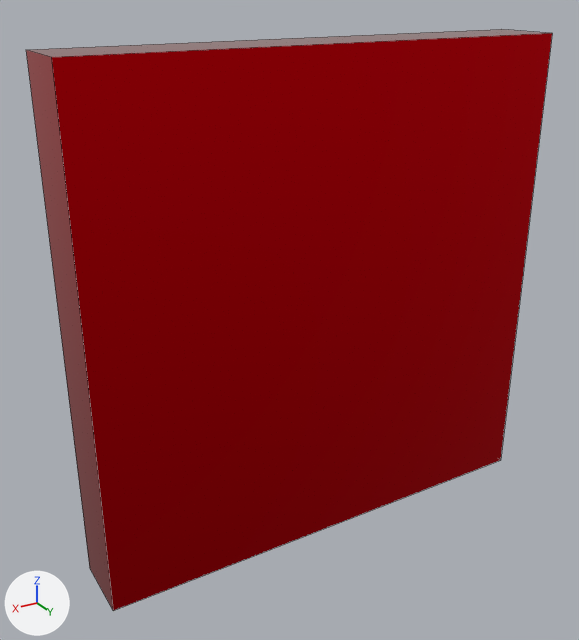
The Blender file Assets/Blender Files/Common/Meshs/Platform.blend, before and after one commit.
Both versions are drawn from a camera (50 mm lens) standing at (2.76, 4.21, 2.03) and looking at (0.19, -0.06, -0.11). Every picture has the same lights, and +X, +Y and +Z are marked at lower left. Mesh edges are drawn as thin lines.

Script lines for the objects in view, before the commit:
```python
me_cube = bpy.data.meshes.new('Cube')
me_cube.from_pydata(...)  # a box spanning x -1.0..1.0, y -1.0..1.0, z -1.0..1.0
me_cube.materials.append(mat_material)  # red #e70012
# before: 0 (1.0, 1.0, 1.0) at pixel (51, 57), 2 (1.0, -1.0, 1.0) at pixel (113, 610), 4 (-1.0, 1.0, 1.0) at pixel (552, 33), 6 (-1.0, -1.0, 1.0) at pixel (500, 460)
ob_cube = bpy.data.objects.new('Cube', me_cube)
ob_cube.location = (0.0, 0.0, 0.0)
ob_cube.rotation_euler = (1.571, 0.0, 0.0)  # degrees (90, 0, 0)
ob_cube.scale = (1.68, 1.68, -0.234)
```
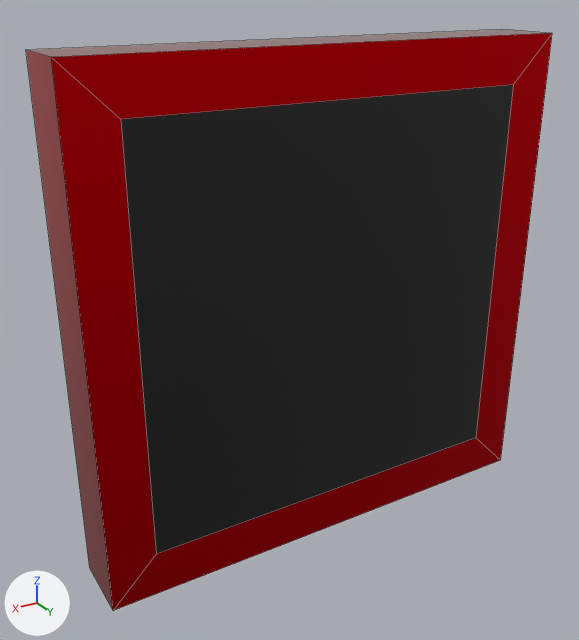
The newer file is also turned or shifted as a whole; pictures and numbers use the older file's frame.

What differs and where, as boxes (x1, y1, x2, y2) in the pictures (579 x 640 px):
part 1 of me_cube, built on: (51, 33, 552, 611) in both

Patch to the scene script:
```diff
--- a/Assets/Blender Files/Common/Meshs/Platform.blend.py
+++ b/Assets/Blender Files/Common/Meshs/Platform.blend.py
@@ mat_floor @@
+mat_floor = principled_material('Floor')
+mat_floor.base_color = (0.0, 0.0, 0.0)  # black #000000
+mat_floor.roughness = 0.0
+mat_floor.specular_ior_level = 0.654
+mat_floor.coat_weight = 0.25
+mat_floor.coat_roughness = 1.0
+mat_floor.sheen_weight = 0.0289
@@ me_cube @@
 me_cube.from_pydata(...)  # 8 vertices, 6 faces; spans x -1.0..1.0, y -1.0..1.0, z -1.0..1.0
 # used by ob_cube; location = (0.0, 0.0, 0.0); rotation_euler = (1.571, 0.0, 0.0), in degrees (90, 0, 0); scale = (1.68, 1.68, -0.234)
 # verts and faces of me_cube; kept vertices keep their numbers, new ones are numbered from 8
+# me_cube part 1
+delete_faces([(0, 4, 6, 2)])
+verts[8] = (-0.81, 0.81, 1.0)  # pixel (513, 84)
+verts[9] = (0.81, 0.81, 1.0)  # pixel (120, 119)
+verts[10] = (-0.81, -0.81, 1.0)  # pixel (475, 437)
+verts[11] = (0.81, -0.81, 1.0)  # pixel (156, 554)
+faces += [(0, 4, 8, 9), (0, 9, 11, 2), (4, 6, 10, 8), (2, 11, 10, 6)]  # mat_material (red #e70012)
+faces += [(8, 10, 11, 9)]  # mat_floor (black #000000)
 me_cube.materials.append(mat_material)
+me_cube.materials.append(mat_floor)  # black #000000
```
